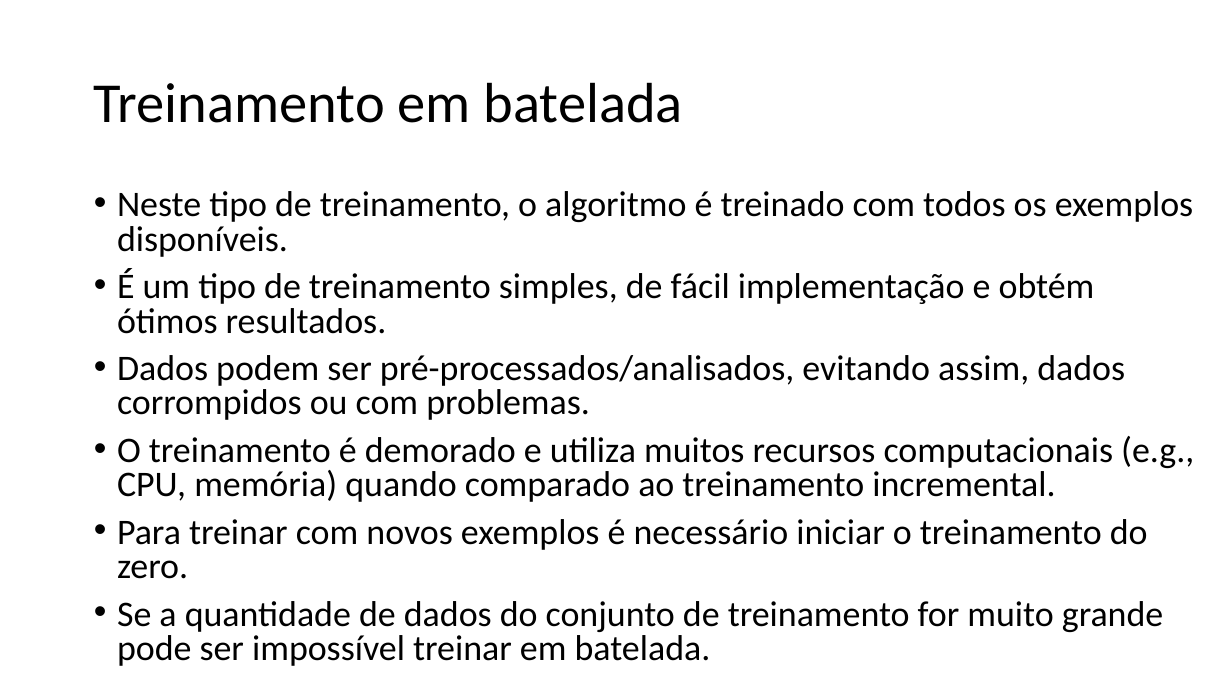
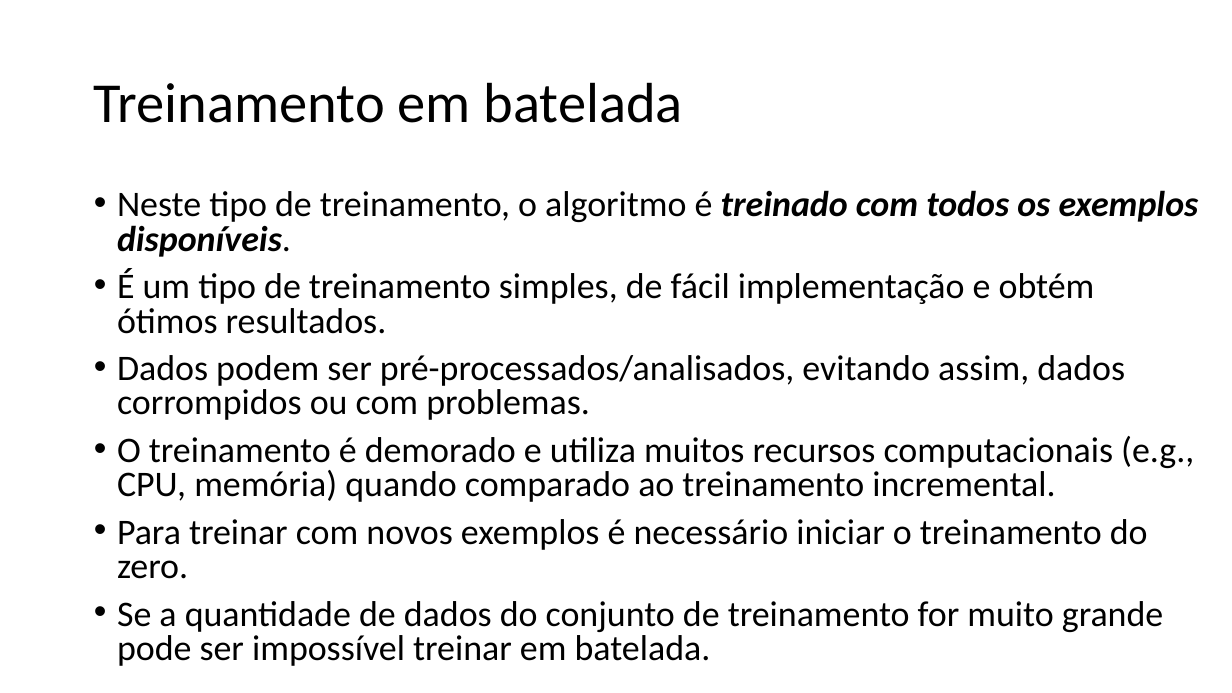
Before and after one commit to zz4fap/t319_aprendizado_de_maquina, a slide deck: slide 27 of slides/T319_Introdução.pptx. Drawn at 1232x693 pixels with LibreOffice and Linux fonts; fonts in the diff are those of the drawing. Boxes give left, top, right and bottom in pixels: in the first picture for what was removed or moved away, otherwise in the second. Text is boxed around its words. In the diff, an @@ line names an element or a change of style, - is before the commit and + after.

```diff
--- a/slides/T319_Introdução.pptx
+++ b/slides/T319_Introdução.pptx
@@ text at (117,190,1199,257): bold on, italic on in "treinado com todos os exemplos disponíveis." @@
```
Also in this commit, not shown: 14 other slides changed, 10 other files.
